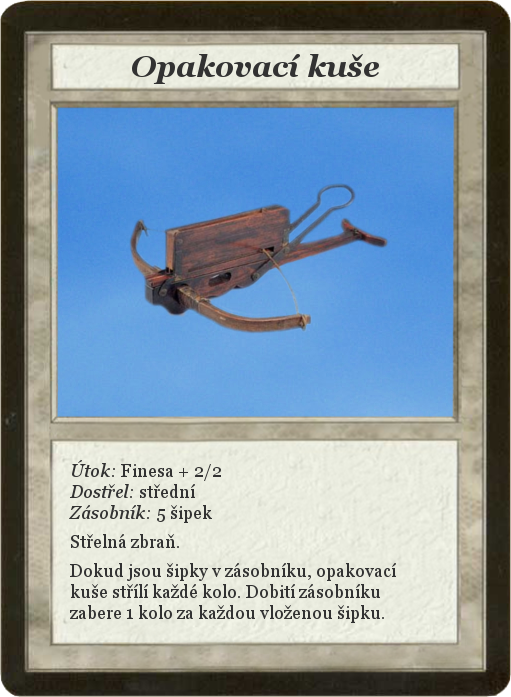
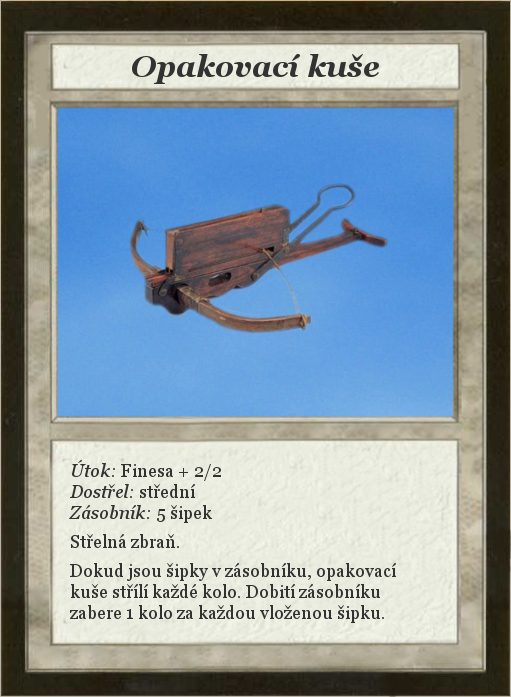
Before/after of a 511px x 697px layered artwork. What changed in the layer stack:
renamed "Card" to "Dropped Buffer", painted on it over bbox(0, 0, 511, 697)
